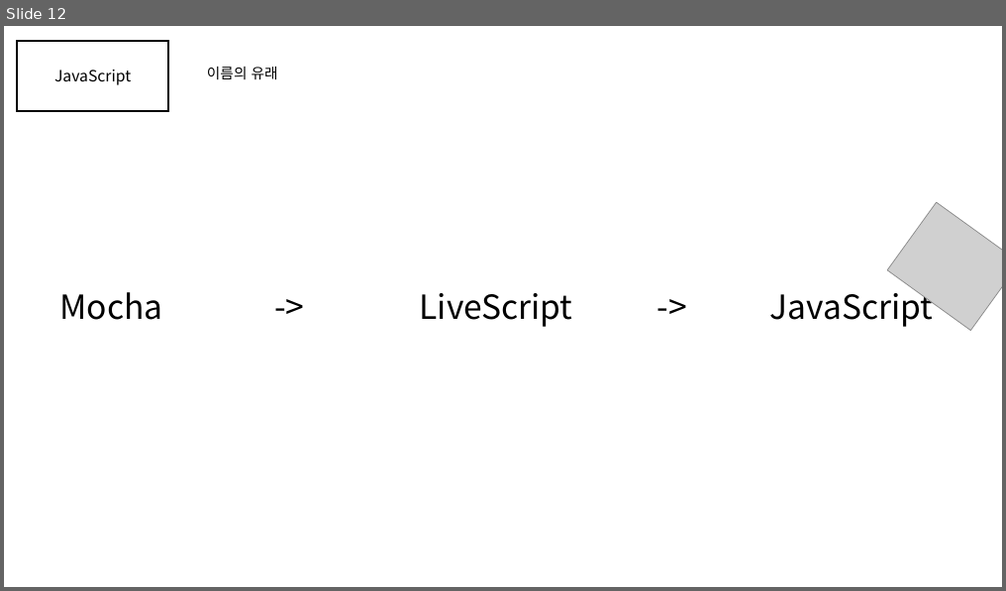
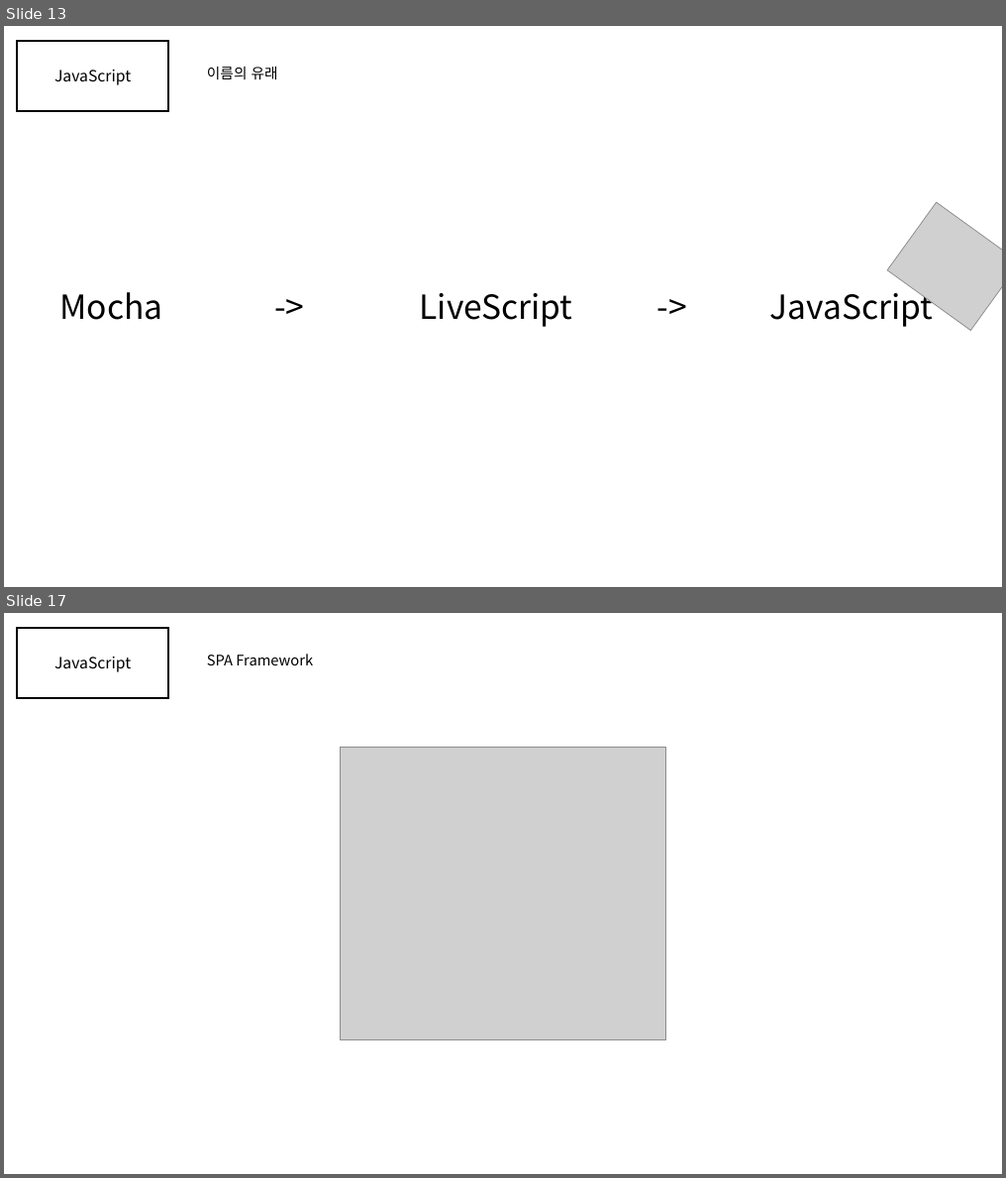
Before and after one commit to gunwoongPark/Seminar, a slide deck: 2020_11_11/세미나1.pptx. Shown one above the other, each under a label of ours: slide 12 before the commit, slides 13 and 17 after it; the slides between them are not shown. The pictures are 1006x591 and 1006x1178 pixels, drawn with LibreOffice and Linux fonts; fonts in the diff are those of the drawing; grey boxes stand for pictures. Boxes give left, top, right and bottom in pixels: in the first picture for what was removed or moved away, otherwise in the second. Text is boxed around its words. In the diff, an @@ line names an element or a change of style, - is before the commit and + after.

```diff
--- a/2020_11_11/세미나1.pptx
+++ b/2020_11_11/세미나1.pptx
@@ slide 17 added at <box>4,613,1002,1174</box>, background #FFFFFF @@
@@ rectangle added at <box>17,628,168,697</box>, outline #000000 2 pt @@
@@ text added at <box>54,657,131,672</box>, 15 pt, text #000000 @@
+JavaScript
@@ text added at <box>207,654,313,665</box>, 14 pt, text #000000 @@
+SPA Framework
@@ picture added at <box>341,747,665,1041</box> @@
@@ what was slide 12 is now slide 13 @@
```
Also in this commit, not shown: 1 slide changed, 4 other slides added, 10 slides removed.
